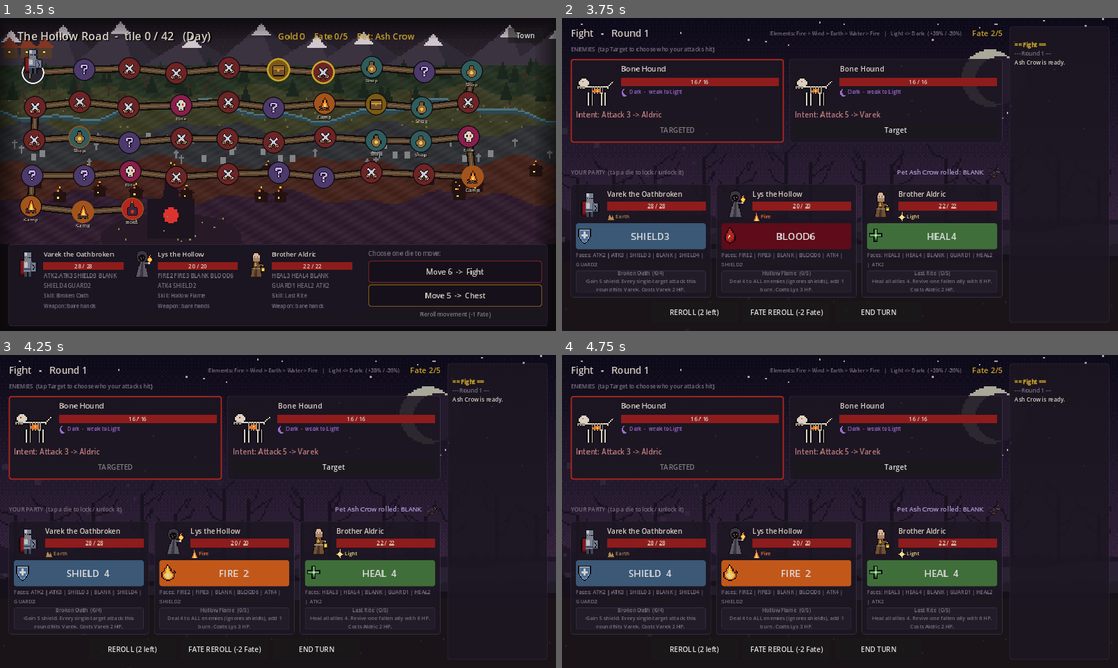
Above: before the commit, frames 1-4 (two rows, left to right).
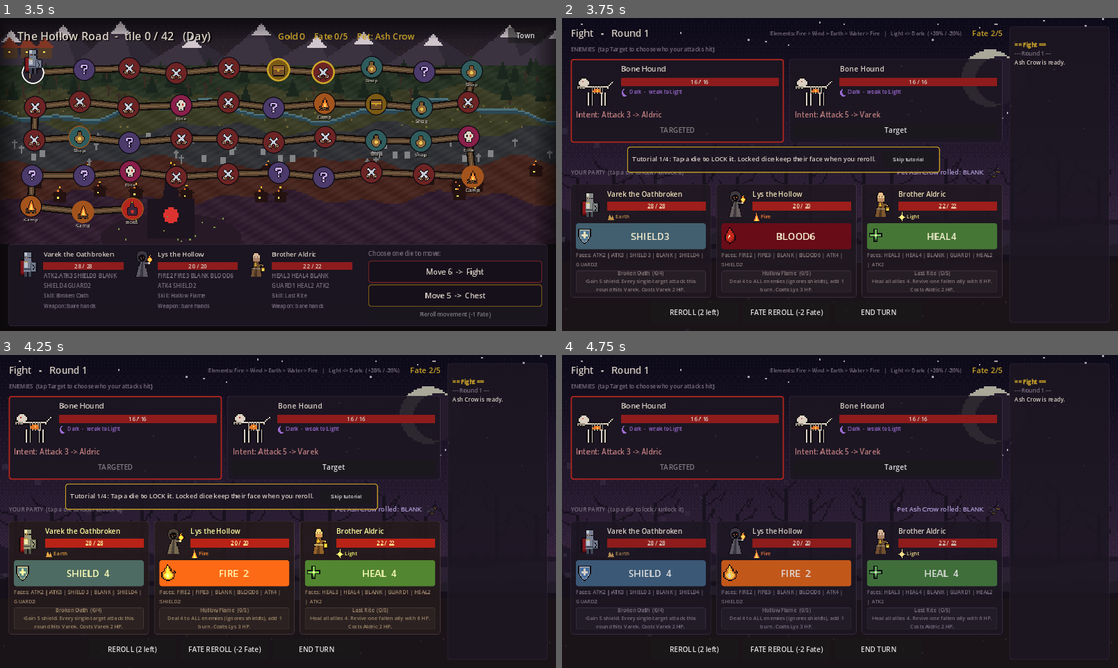
Above: after the commit, the same moments.

Repository: Mellowjelly/The-Curse-dice
Game: Godot game, scene res://scenes/game.tscn
The game is run twice, just before and just after one commit, with the same random seed, the same clock (stepped at 60 frames per second) and the same inputs. This scene is started directly instead of the project's main scene.
Inputs (mouse positions are in pixels of both pictures, inside the frame that each line leads up to):
- Up to frame 1 (3.5 s): click "[SR] Ash Crow ★☆☆☆☆ [ATK1 ATK…" at 0.5 s; click "Town" at 1.25 s; click "Continue your journey" at 2 s; click "Roll the bone dice" at 2.75 s
- Up to frame 2 (3.75 s): click "Move 6 -> Fight" at 3.5 s
- Up to frame 3 (4.25 s): no input
- Up to frame 4 (4.75 s): click (906, 495) at 4.25 s, where only the run after the commit has a clickable "Skip tutorial"

Frame 1 is identical in both runs. In frame 2, 0.8% of the frame differs, in the area x 4-68%, y 41-59%; in frame 3, 5.8%, in the area x 2-79%, y 41-88%; in frame 4, nothing differs.

Commit message:
3.2: first-fight tutorial, export version 3.2.0, privacy policy draft, roadmap updates
Co-Authored-By: Claude Opus 5.5 <noreply@anthropic.com>
Claude-Session: https://claude.ai/code/session_0169VuctPZAUADTBsUJ2z3YB

Diff:
--- a/data/lang_th.json
+++ b/data/lang_th.json
@@ -259,5 +259,10 @@
 	"Earth": "ดิน",
 	"Water": "น้ำ",
 	"Light": "แสง",
-	"Dark": "มืด"
+	"Dark": "มืด",
+	"Skip tutorial": "ข้ามการสอน",
+	"Tutorial 1/4: Tap a die to LOCK it. Locked dice keep their face when you reroll.": "สอนเล่น 1/4: แตะลูกเต๋าเพื่อ ล็อก ลูกที่ล็อกจะไม่เปลี่ยนหน้าตอนทอยใหม่",
+	"Tutorial 2/4: Press REROLL. Every unlocked die rolls again. You have 2 rerolls each round.": "สอนเล่น 2/4: กด ทอยใหม่ ลูกที่ไม่ได้ล็อกจะทอยอีกครั้ง ทอยใหม่ได้ 2 ครั้งต่อรอบ",
+	"Tutorial 3/4: Two dice with the same face make a COMBO. Read each enemy's Intent, tap Target on who to hit, then press END TURN.": "สอนเล่น 3/4: เต๋าหน้าเดียวกัน 2 ลูกเป็น คอมโบ อ่าน เจตนา ของศัตรู แตะ เป้า ที่จะตี แล้วกด จบเทิร์น",
+	"Tutorial 4/4: Fate is full enough to TWIST: tap a face under a die to turn that die to it. Blank faces and combos refill Fate.": "สอนเล่น 4/4: ชะตาพอสำหรับ บิด แล้ว: แตะหน้าใต้ลูกเต๋าเพื่อเปลี่ยนเต๋าเป็นหน้านั้น หน้าว่างและคอมโบช่วยเติมชะตา"
 }
--- a/project.godot
+++ b/project.godot
@@ -6,7 +6,7 @@
 [application]
 
 config/name="Cursed Dice"
-config/version="3.1.0"
+config/version="3.2.0"
 config/description="Dark fantasy dice adventure (prototype)"
 run/main_scene="res://scenes/title.tscn"
 config/features=PackedStringArray("4.3", "GL Compatibility")
--- a/scripts/ui/combat_view.gd
+++ b/scripts/ui/combat_view.gd
@@ -6,6 +6,7 @@
 signal finished(victory: bool)
 
 const Combat = preload("res://scripts/core/combat.gd")
+const Settings = preload("res://scripts/ui/settings.gd")
 const UI = preload("res://scripts/ui/ui_kit.gd")
 const Sfx = preload("res://scripts/ui/sfx.gd")
 const UnitSprite = preload("res://scripts/ui/unit_sprite.gd")
@@ -29,6 +30,10 @@
 var _fate_btn: Button
 var _end_btn: Button
 var _flee_btn: Button
+var _tut_panel: PanelContainer
+var _tut_label: Label
+var _tut_target: Control
+var _tut_tween: Tween
 var _overlay: Control
 var _overlay_text: Label
 var _overlay_btn: Button
@@ -191,6 +196,8 @@
 	_log.add_theme_font_size_override("bold_font_size", 13)
 	_log.add_theme_color_override("default_color", UI.TEXT)
 	log_panel.add_child(_log)
+
+	_build_tutorial()
 
 	_banner = UI.label("", 30, UI.BLOOD)
 	_banner.autowrap_mode = TextServer.AUTOWRAP_WORD_SMART
@@ -420,6 +427,7 @@
 func _refresh() -> void:
 	if combat == null or _title == null:
 		return
+	_update_tutorial()
 	if combat.round_number != _last_round:
 		if _last_round != -1 or combat.round_number == 1:
 			_start_roll_anim()
@@ -629,3 +637,85 @@
 	b.add_theme_color_override("font_hover_color", Color.WHITE)
 	b.add_theme_color_override("font_disabled_color", UI.DIM)
 	return b
+
+
+# ---------------------------------------------------------------- first-fight tutorial
+# Steps: 0 lock a die -> 1 reroll -> 2 read intent and end turn -> 3 (waits for 4 Fate) twist -> done.
+# Progress lives in Settings (settings.cfg), so it shows once per device and can be skipped.
+
+func _build_tutorial() -> void:
+	_tut_panel = UI.panel(UI.GOLD, 2)
+	_tut_panel.position = Vector2(150, 296)
+	_tut_panel.custom_minimum_size = Vector2(720, 0)
+	_tut_panel.mouse_filter = Control.MOUSE_FILTER_IGNORE
+	var row := HBoxContainer.new()
+	row.add_theme_constant_override("separation", 12)
+	_tut_panel.add_child(row)
+	_tut_label = UI.label("", 15, UI.TEXT)
+	_tut_label.autowrap_mode = TextServer.AUTOWRAP_WORD_SMART
+	_tut_label.custom_minimum_size = Vector2(560, 0)
+	_tut_label.size_flags_horizontal = Control.SIZE_EXPAND_FILL
+	row.add_child(_tut_label)
+	var skip := UI.button(tr("Skip tutorial"), func(): Settings.set_tutorial_step(Settings.TUTORIAL_DONE); _update_tutorial(), 12)
+	skip.custom_minimum_size = Vector2(120, 36)
+	row.add_child(skip)
+	add_child(_tut_panel)
+	_tut_panel.hide()
+
+
+func _update_tutorial() -> void:
+	if _tut_panel == null:
+		return
+	var step := Settings.tutorial_step
+	if step >= Settings.TUTORIAL_DONE or combat == null or combat.finished:
+		_show_tutorial("", null)
+		return
+	# Advance when the player has done what the current step asks.
+	if step == 0 and combat.heroes.any(func(h): return h["locked"]):
+		step = 1
+	elif step == 1 and combat.rerolls_left < Combat.REROLLS_PER_TURN:
+		step = 2
+	elif step == 2 and combat.round_number >= 2:
+		step = 3
+	elif step == 4 and combat.twists > 0:
+		step = Settings.TUTORIAL_DONE
+	if step == 3 and combat.fate >= Combat.FATE_TWIST_COST:
+		step = 4
+	if step != Settings.tutorial_step:
+		Settings.set_tutorial_step(step)
+	match step:
+		0:
+			_show_tutorial(tr("Tutorial 1/4: Tap a die to LOCK it. Locked dice keep their face when you reroll."), _hero_row)
+		1:
+			_show_tutorial(tr("Tutorial 2/4: Press REROLL. Every unlocked die rolls again. You have 2 rerolls each round."), _reroll_btn)
+		2:
+			_show_tutorial(tr("Tutorial 3/4: Two dice with the same face make a COMBO. Read each enemy's Intent, tap Target on who to hit, then press END TURN."), _end_btn)
+		4:
+			_show_tutorial(tr("Tutorial 4/4: Fate is full enough to TWIST: tap a face under a die to turn that die to it. Blank faces and combos refill Fate."), _hero_row)
+		_:
+			_show_tutorial("", null)
+
+
+func _show_tutorial(text: String, target: Control) -> void:
+	if text == "":
+		_tut_panel.hide()
+		_set_tut_target(null)
+		return
+	_tut_label.text = text
+	_tut_panel.show()
+	_set_tut_target(target)
+
+
+## The control the current step is about gently pulses, so the eye finds it.
+func _set_tut_target(target: Control) -> void:
+	if target == _tut_target:
+		return
+	if _tut_tween != null and _tut_tween.is_valid():
+		_tut_tween.kill()
+	if _tut_target != null and is_instance_valid(_tut_target):
+		_tut_target.modulate = Color.WHITE
+	_tut_target = target
+	if target != null:
+		_tut_tween = target.create_tween().set_loops()
+		_tut_tween.tween_property(target, "modulate", Color(1.35, 1.25, 0.8), 0.6)
+		_tut_tween.tween_property(target, "modulate", Color.WHITE, 0.6)
--- a/scripts/ui/settings.gd
+++ b/scripts/ui/settings.gd
@@ -12,6 +12,8 @@
 static var language := "en"
 static var music := 0.8      # 0..1
 static var sound := 0.8      # 0..1
+static var tutorial_step := 0  # first-fight tutorial progress (TUTORIAL_DONE = finished or skipped)
+const TUTORIAL_DONE := 99
 static var _ready := false
 
 
@@ -21,6 +23,7 @@
 		language = str(cfg.get_value("game", "language", "en"))
 		music = float(cfg.get_value("audio", "music", 0.8))
 		sound = float(cfg.get_value("audio", "sound", 0.8))
+		tutorial_step = int(cfg.get_value("game", "tutorial_step", 0))
 	if not LANGUAGES.has(language):
 		language = "en"
 
@@ -30,6 +33,7 @@
 	cfg.set_value("game", "language", language)
 	cfg.set_value("audio", "music", music)
 	cfg.set_value("audio", "sound", sound)
+	cfg.set_value("game", "tutorial_step", tutorial_step)
 	cfg.save(PATH)
 
 
@@ -110,3 +114,8 @@
 				continue  # "_comment" and similar notes for translators
 			t.add_message(key, str(data[key]))
 		TranslationServer.add_translation(t)
+
+
+static func set_tutorial_step(step: int) -> void:
+	tutorial_step = step
+	save_settings()
--- a/scripts/ui/title_screen.gd
+++ b/scripts/ui/title_screen.gd
@@ -94,7 +94,7 @@
 	if OS.get_name() != "Web":
 		box.add_child(_menu_button(tr("Quit"), func(): get_tree().quit()))
 
-	var version := _label("Version 3.1", 14, COL_DIM)
+	var version := _label("Version 3.2", 14, COL_DIM)
 	version.position = Vector2(1150, 690)
 	add_child(version)
 
Not shown, changed: export_presets.cfg
Not shown, changed: docs/GDD.md
Not shown, added: docs/PRIVACY.md
Not shown, changed: docs/ROADMAP.md
